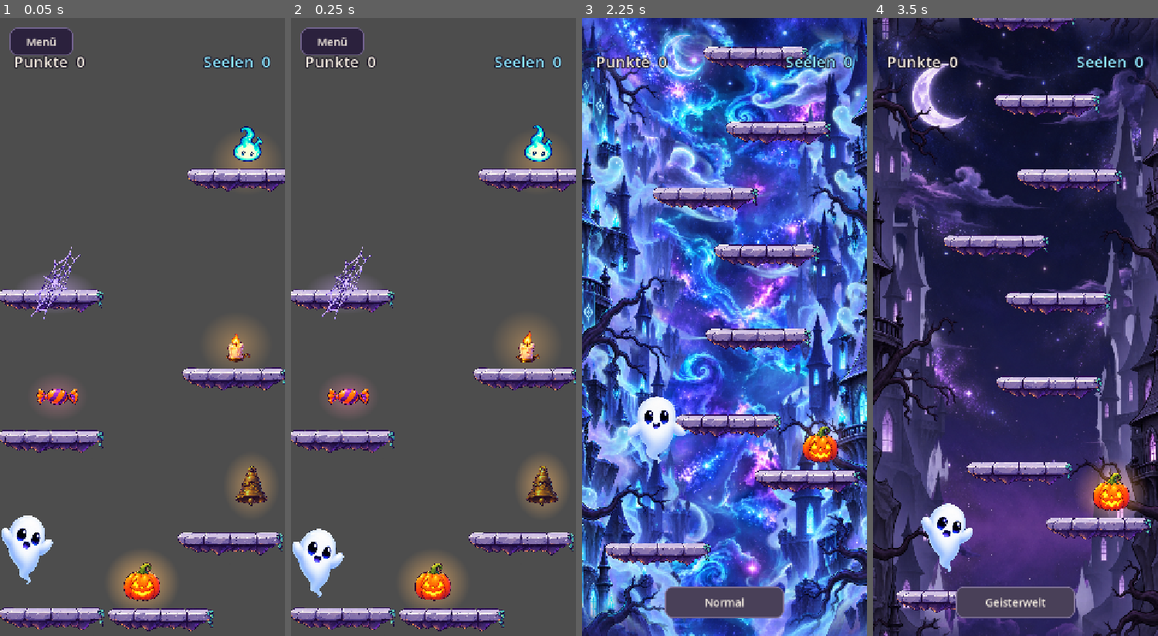
Above: before the commit, frames 1-4 (left to right).
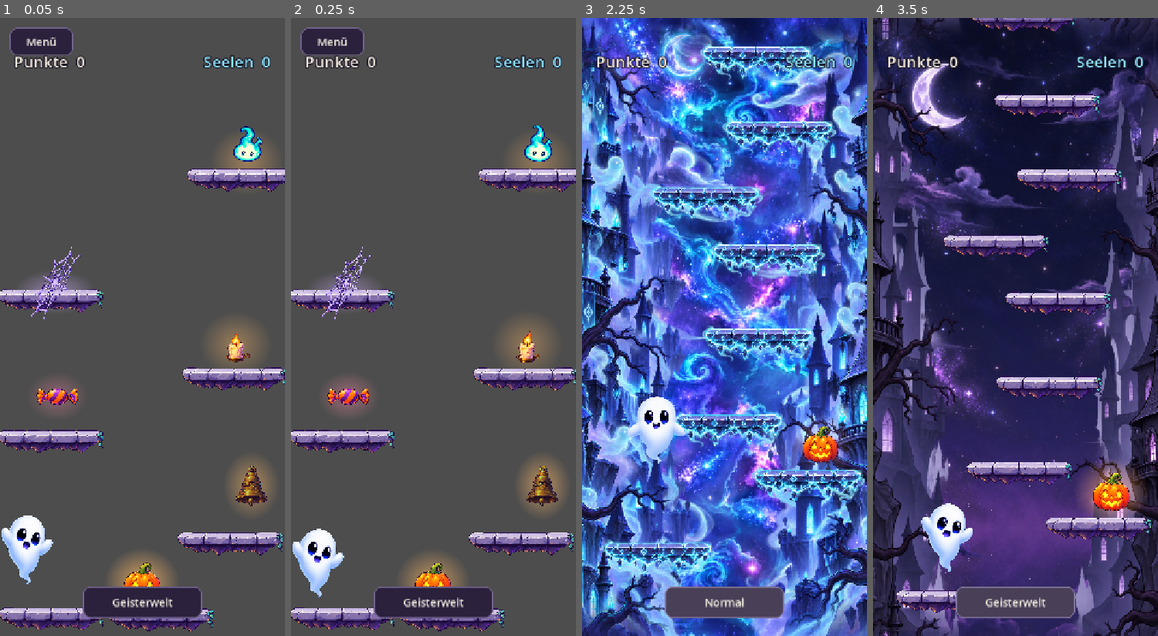
Above: after the commit, the same moments.

Repository: mpolt/little-haunted
Game: Godot game, scene res://tests/test_items.tscn
Same seed, same stepped clock (60 frames per second), same inputs: the game is played once before the commit and once after it.
Inputs:
- Up to frame 1 (0.05 s): no input
- Up to frame 2 (0.25 s): no input
- Up to frame 3 (2.25 s): click "Menü" at 0.5 s; click "Start" at 1.25 s; click "Geisterwelt" at 2 s
- Up to frame 4 (3.5 s): click "Normal" at 2.75 s

The runs differ from the first frame. In frame 1, 2.0% of the frame differs, in the area x 28-72%, y 92-98%; in frame 2, 2.0%; in frame 3, 11%, in the area x 6-100%, y 4-90%; in frame 4, nothing differs.

Commit message:
refactor world status

Diff:
--- a/autoload/game_data.gd
+++ b/autoload/game_data.gd
@@ -1,9 +1,19 @@
 extends Node
 
+enum World { NORMAL, GHOST }
+
 signal run_changed
+signal world_changed(world: World)
 
 var points: int = 0
 var souls: int = 0
+var world: World = World.NORMAL:
+	set(value):
+		if world == value:
+			return
+		world = value
+		world_changed.emit(world)
+
 
 func _ready() -> void:
 	reset_run()
@@ -12,7 +22,12 @@
 
 func reset_run() -> void:
 	points = 0
+	world = World.NORMAL
 	run_changed.emit()
+
+
+func toggle_world() -> void:
+	world = World.GHOST if world == World.NORMAL else World.NORMAL
 
 
 func collect(point_delta: int, soul_delta: int) -> void:
--- a/tower/background/tower_background.gd
+++ b/tower/background/tower_background.gd
@@ -2,37 +2,21 @@
 class_name TowerBackground
 
 ## Parallax hinter dem Turm. Jede Parallax2D-Ebene mit einem Sprite wird auf
-## den Bildschirm gelegt. Der Button tauscht sie gegen die gleichnamige Grafik
-## unter assets/ghost_world.
-
-enum World { NORMAL, GHOST }
-
-signal world_changed(world: World)
-
-const ScreenStyle := preload("res://ui/screen_style.gd")
-
-@export var world: World = World.NORMAL:
-	set(value):
-		world = value
-		if is_node_ready():
-			_apply()
-			world_changed.emit(world)
+## den Bildschirm gelegt und folgt GameData.world mit den Grafiken unter
+## assets/ghost_world.
 
 var _layers: Array[Dictionary] = []
-
-@onready var _button: Button = $WorldToggle/Bar/Button
 
 
 func _ready() -> void:
 	_collect_layers()
-	ScreenStyle.paint_secondary(_button)
-	_button.pressed.connect(_toggle)
+	GameData.world_changed.connect(_on_world_changed)
 	get_viewport().size_changed.connect(_apply)
 	_apply()
 
 
-func _toggle() -> void:
-	world = World.GHOST if world == World.NORMAL else World.NORMAL
+func _on_world_changed(_world: GameData.World) -> void:
+	_apply()
 
 
 func _collect_layers() -> void:
@@ -55,10 +39,10 @@
 
 
 func _apply() -> void:
+	var ghost_world := GameData.world == GameData.World.GHOST
 	for entry in _layers:
-		var texture: Texture2D = entry[&"ghost"] if world == World.GHOST else entry[&"normal"]
+		var texture: Texture2D = entry[&"ghost"] if ghost_world else entry[&"normal"]
 		_fit(entry[&"layer"], entry[&"sprite"], texture)
-	_button.text = "Normal" if world == World.GHOST else "Geisterwelt"
 
 
 ## Oben links im Wiederholungsfeld, horizontal mittig, wenn die Grafik breiter
--- a/tower/background/tower_background.tscn
+++ b/tower/background/tower_background.tscn
@@ -67,23 +67,3 @@
 [node name="Sprite2D" type="Sprite2D" parent="Trees" unique_id=1003120775]
 texture = ExtResource("8_dsrkw")
 centered = false
-
-[node name="WorldToggle" type="CanvasLayer" parent="." unique_id=1065791650]
-layer = 6
-
-[node name="Bar" type="CenterContainer" parent="WorldToggle" unique_id=434985657]
-anchors_preset = 12
-anchor_top = 1.0
-anchor_right = 1.0
-anchor_bottom = 1.0
-offset_top = -108.0
-offset_bottom = -28.0
-grow_horizontal = 2
-grow_vertical = 0
-
-[node name="Button" type="Button" parent="WorldToggle/Bar" unique_id=982922378]
-custom_minimum_size = Vector2(240, 64)
-layout_mode = 2
-focus_mode = 0
-theme_override_font_sizes/font_size = 22
-text = "Geisterwelt"
--- a/tower/platforms/platform.gd
+++ b/tower/platforms/platform.gd
@@ -4,9 +4,16 @@
 @export var boost: float = Player.BOOST_DEFAULT
 
 @onready var _boost_animation: AnimationPlayer = get_node_or_null("AnimationPlayer")
+@onready var _sprite: Sprite2D = get_node_or_null("Visual/Platform") as Sprite2D
+
+var _normal_texture: Texture2D
+var _ghost_texture: Texture2D
 
 
 func _ready() -> void:
+	_cache_textures()
+	_apply_world(GameData.world)
+	GameData.world_changed.connect(_apply_world)
 	body_entered.connect(_on_body_entered)
 
 
@@ -14,3 +21,26 @@
 	if body is Player and body.jump(boost):
 		if _boost_animation:
 			_boost_animation.play(&"boost")
+
+
+func _cache_textures() -> void:
+	if _sprite == null or _sprite.texture == null:
+		return
+	_normal_texture = _sprite.texture
+	_ghost_texture = _resolve_ghost(_normal_texture)
+
+
+func _apply_world(world: GameData.World) -> void:
+	if _sprite == null or _normal_texture == null:
+		return
+	_sprite.texture = _ghost_texture if world == GameData.World.GHOST else _normal_texture
+
+
+func _resolve_ghost(normal: Texture2D) -> Texture2D:
+	var path := normal.resource_path
+	if path.is_empty() or "/ghost_world/" in path:
+		return normal
+	var ghost_path := path.get_base_dir().path_join("ghost_world").path_join(path.get_file())
+	if not ResourceLoader.exists(ghost_path):
+		return normal
+	return load(ghost_path)
--- a/ui/hud/run_hud.gd
+++ b/ui/hud/run_hud.gd
@@ -6,11 +6,16 @@
 
 @onready var _points: Label = %PointsLabel
 @onready var _souls: Label = %SoulsLabel
+@onready var _world_button: Button = %WorldButton
 
 
 func _ready() -> void:
+	ScreenStyle.paint_secondary(_world_button)
+	_world_button.pressed.connect(GameData.toggle_world)
 	GameData.run_changed.connect(_refresh)
+	GameData.world_changed.connect(_refresh_world)
 	GameData.reset_run()
+	_refresh_world(GameData.world)
 
 
 func _refresh() -> void:
@@ -19,3 +24,7 @@
 	var point_color := ScreenStyle.CREAM if GameData.points >= 0 else NEGATIVE
 	_points.add_theme_color_override("font_color", point_color)
 	_souls.add_theme_color_override("font_color", SOUL)
+
+
+func _refresh_world(_world: GameData.World) -> void:
+	_world_button.text = "Normal" if _world == GameData.World.GHOST else "Geisterwelt"
--- a/ui/hud/run_hud.tscn
+++ b/ui/hud/run_hud.tscn
@@ -39,3 +39,21 @@
 theme_override_font_sizes/font_size = 32
 text = "Seelen  0"
 horizontal_alignment = 2
+
+[node name="WorldBar" type="CenterContainer" parent="."]
+anchors_preset = 12
+anchor_top = 1.0
+anchor_right = 1.0
+anchor_bottom = 1.0
+offset_top = -108.0
+offset_bottom = -28.0
+grow_horizontal = 2
+grow_vertical = 0
+
+[node name="WorldButton" type="Button" parent="WorldBar"]
+unique_name_in_owner = true
+custom_minimum_size = Vector2(240, 64)
+layout_mode = 2
+focus_mode = 0
+theme_override_font_sizes/font_size = 22
+text = "Geisterwelt"
